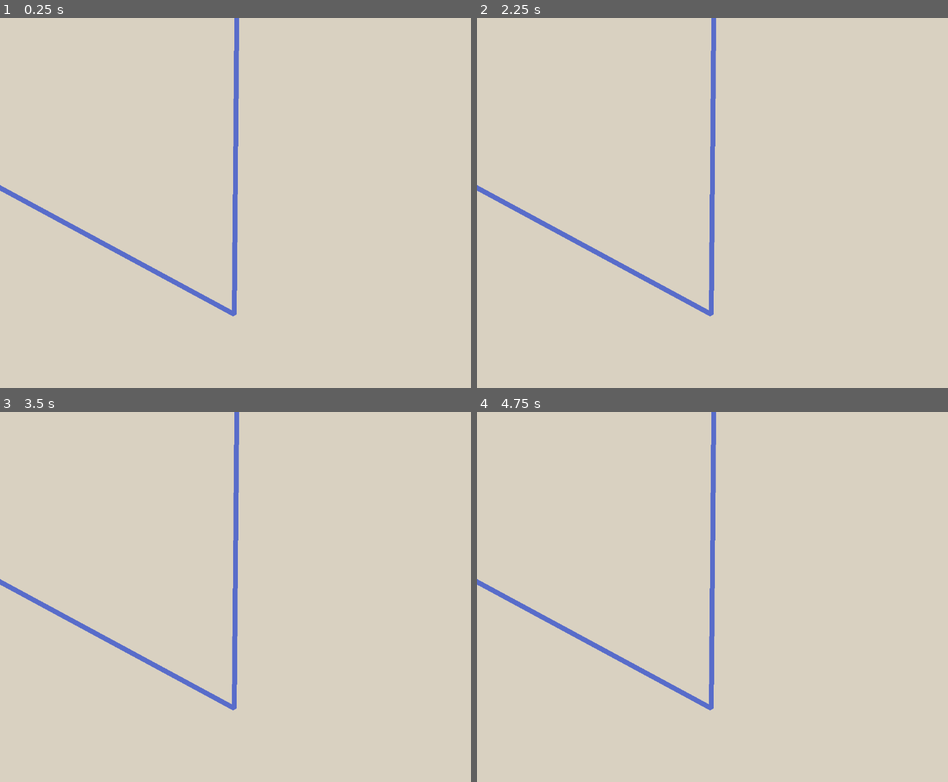
Above: before the commit, frames 1-4 (two rows, left to right).
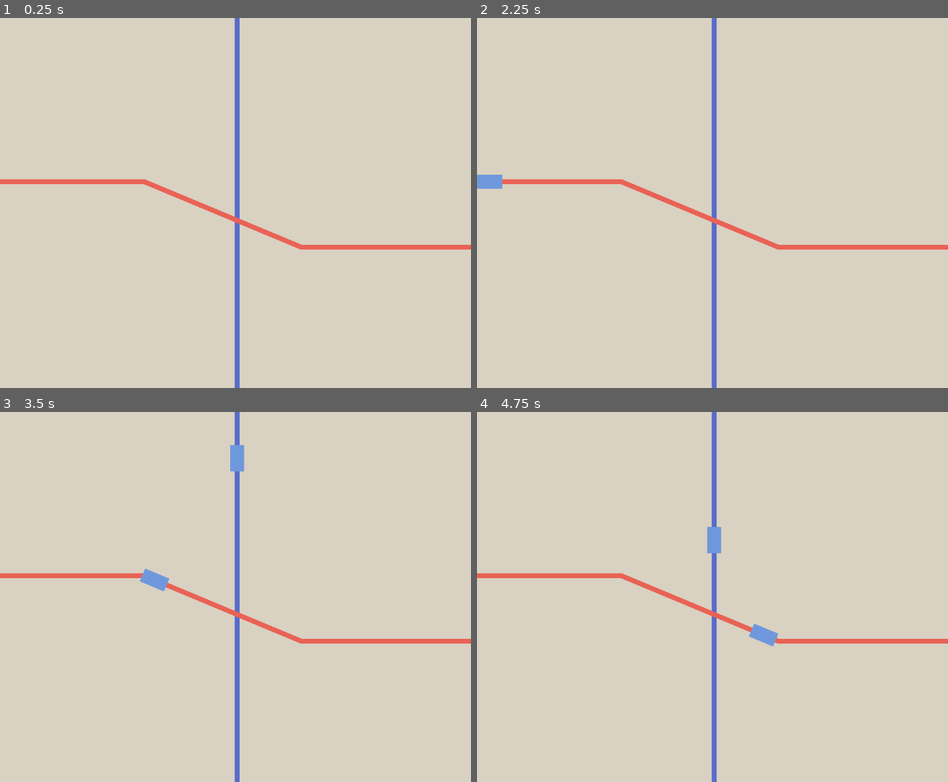
Above: after the commit, the same moments.

Repository: derukaeru/switchyard
Game: Godot game, scene res://src/scenes/main/main.tscn
Same seed, same stepped clock (60 frames per second), same inputs: the game is played once before the commit and once after it.
Inputs:
- Up to frame 1 (0.25 s): no input
- Up to frame 2 (2.25 s): tap Enter at 0.5, 2 s; hold Right 0.53-1.28 s; tap Alt at 0.6, 2.1 s; tap Space at 1.25 s; hold Down 1.28-2.03 s; tap Shift at 1.35 s; hold Right from 2.03 s (still down)
- Up to frame 3 (3.5 s): release Right at 2.78 s; hold Up from 2.78 s (still down); tap Shift at 2.85 s
- Up to frame 4 (4.75 s): release Up at 3.53 s; hold Left from 3.53 s (still down); tap Alt at 3.6 s; tap Shift at 4.35 s

The runs differ from the first frame. In frame 1, 3.0% of the frame differs, in the area x 0-100%, y 0-100%; in frame 2, 3.1%; in frame 3, 3.3%; in frame 4, 3.3%.
Error before the commit: Invalid access to property or key 'loading_screen' on a base object of type 'Dictionary'. (res://src/scripts/autoloads/scene_changer.gd:3)

Commit message:
feat: train movement, rails, level 1 prototype

Diff:
--- a/src/scenes/maps/level_1.tscn
+++ b/src/scenes/maps/level_1.tscn
@@ -1,13 +1,20 @@
 [gd_scene format=3 uid="uid://m8way4bwk7ig"]
 
 [ext_resource type="Script" uid="uid://dyiitrgmhhcml" path="res://src/scenes/maps/level_1.gd" id="1_5qwrs"]
+[ext_resource type="PackedScene" uid="uid://cbe6816t855is" path="res://src/scenes/objects/train.tscn" id="1_pfttx"]
 [ext_resource type="Script" uid="uid://cuym172wt4qwo" path="res://src/scripts/components/rail.gd" id="2_5qwrs"]
 
 [sub_resource type="Curve2D" id="Curve2D_m0mif"]
 _data = {
-"points": PackedVector2Array(0, 0, 0, 0, 580, -96, 0, 0, 0, 0, 573, 724, 0, 0, 0, 0, -48, 389)
+"points": PackedVector2Array(0, 0, 0, 0, 580, -447, 0, 0, 0, 0, 580, 1200)
 }
-point_count = 3
+point_count = 2
+
+[sub_resource type="Curve2D" id="Curve2D_5qwrs"]
+_data = {
+"points": PackedVector2Array(0, 0, 0, 0, -600, 400, 0, 0, 0, 0, 353, 400, 0, 0, 0, 0, 737, 560, 0, 0, 0, 0, 1600, 560)
+}
+point_count = 4
 
 [node name="level_1" type="Node2D" unique_id=504227865]
 script = ExtResource("1_5qwrs")
@@ -34,5 +41,18 @@
 [node name="Rail" type="Path2D" parent="tracks" unique_id=2118364005]
 curve = SubResource("Curve2D_m0mif")
 script = ExtResource("2_5qwrs")
-rail_color = null
 metadata/_custom_type_script = "uid://cuym172wt4qwo"
+
+[node name="train" parent="tracks/Rail" unique_id=1286344413 instance=ExtResource("1_pfttx")]
+position = Vector2(580, -447)
+rotation = 1.5707964
+
+[node name="Rail2" type="Path2D" parent="tracks" unique_id=609968600]
+curve = SubResource("Curve2D_5qwrs")
+script = ExtResource("2_5qwrs")
+rail_color = Color(0.9142526, 0.3865506, 0.33120275, 1)
+metadata/_custom_type_script = "uid://cuym172wt4qwo"
+
+[node name="train" parent="tracks/Rail2" unique_id=86710733 instance=ExtResource("1_pfttx")]
+position = Vector2(-600, 400)
+speed = 280
--- a/src/scenes/objects/train.gd
+++ b/src/scenes/objects/train.gd
@@ -1 +1,6 @@
 class_name Train extends PathFollow2D
+
+@export var speed: int = 160
+
+func _process(delta: float) -> void:
+	progress += delta * speed
--- a/src/scenes/objects/train.tscn
+++ b/src/scenes/objects/train.tscn
@@ -11,10 +11,10 @@
 anchor_top = 0.5
 anchor_right = 0.5
 anchor_bottom = 0.5
-offset_left = -42.0
-offset_top = -21.0
-offset_right = 42.0
-offset_bottom = 21.0
+offset_left = -32.0
+offset_top = -17.0
+offset_right = 32.0
+offset_bottom = 17.0
 grow_horizontal = 2
 grow_vertical = 2
 color = Color(0.43598932, 0.594163, 0.8636868, 1)
--- a/src/scripts/autoloads/registry.gd
+++ b/src/scripts/autoloads/registry.gd
@@ -1,5 +1,6 @@
 extends Node
 
 var UID: Dictionary = {
-	"": "",
+	"loading_screen": "uid://tetiuyj7kfoe",
+
 }
--- a/src/scripts/components/rail.gd
+++ b/src/scripts/components/rail.gd
@@ -5,6 +5,7 @@
 @export var rail_color: Color = Color(0.345, 0.423, 0.793, 1.0)
 func _ready() -> void:
 	add_child(line)
+	move_child(line, 0)
 
 	line.points = curve.get_baked_points()
 	line.width = 12
